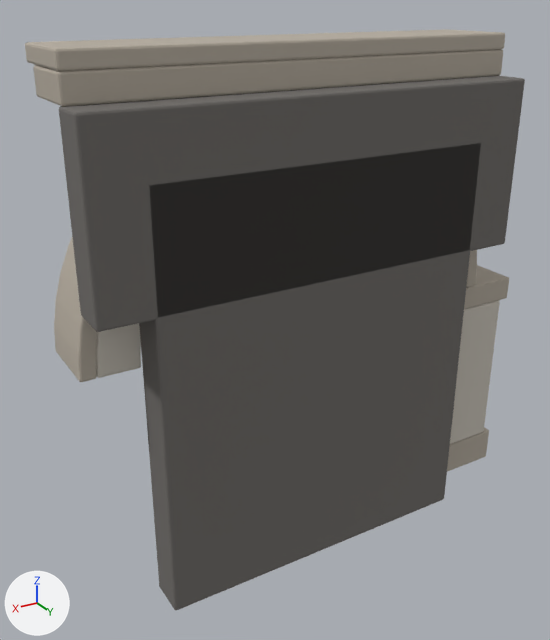
Before and after pictures for a commit that changed the glTF model assets/scenes/arcade_bay.glb.
Rendered twice from a 50 mm lens placed at (8.54, 12.88, 12.31), pointed at (0.33, -0.81, 5.46). Lighting does not change. The marker at lower left points along +X, +Y and +Z. The older version comes first.

Objects in the first picture: 'Bay_Arch', 'Bay_Archivolt', 'Bay_BlindPanel', 'Bay_Corona', 'Bay_PierCapital', 'Bay_PierPlinth', 'Bay_PierShaft', 'Bay_Spandrel', 'Bay_StringCourse'.
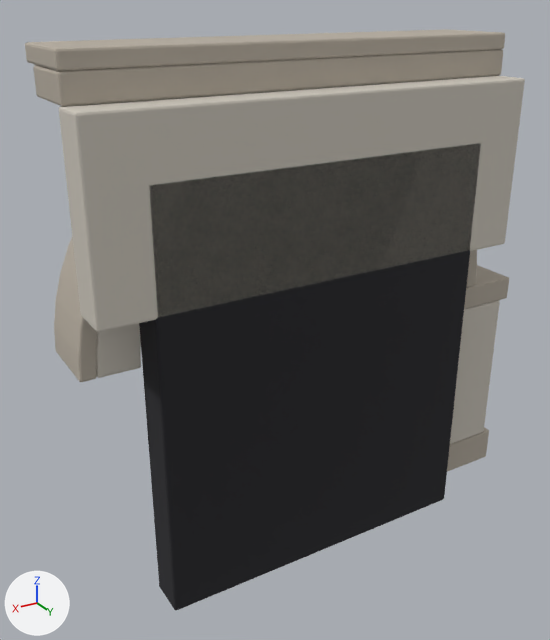
Pixel boxes [x1, y1, x2, y2] of what changed, in the pictures (550 x 640 px):
'Bay_BlindPanel', recoloured (grey to black): [139, 143, 481, 611] in both
'Bay_Spandrel', recoloured (grey to light grey): [59, 76, 525, 332] in both

The change, as a diff of the scene's bpy script:
```diff
--- a/assets/scenes/arcade_bay.glb.py
+++ b/assets/scenes/arcade_bay.glb.py
@@ mat_arcaderecess @@
 mat_arcaderecess = principled_material('ArcadeRecess')
-mat_arcaderecess.base_color = (0.16, 0.15, 0.14)  # grey #6f6c69
+mat_arcaderecess.base_color = (0.018, 0.018, 0.022)  # black #242429
 mat_arcaderecess.roughness = 0.94
@@ me_cube_004 @@
 me_cube_004.from_pydata(...)  # 56 vertices, 108 faces; spans x -4.97..4.97, y -0.45..0.45, z -1.87..1.87
-me_cube_004.materials.append(mat_arcaderecess)  # grey #6f6c69
+me_cube_004.materials.append(mat_arcadelimestone)  # light grey #cec8bd
```
